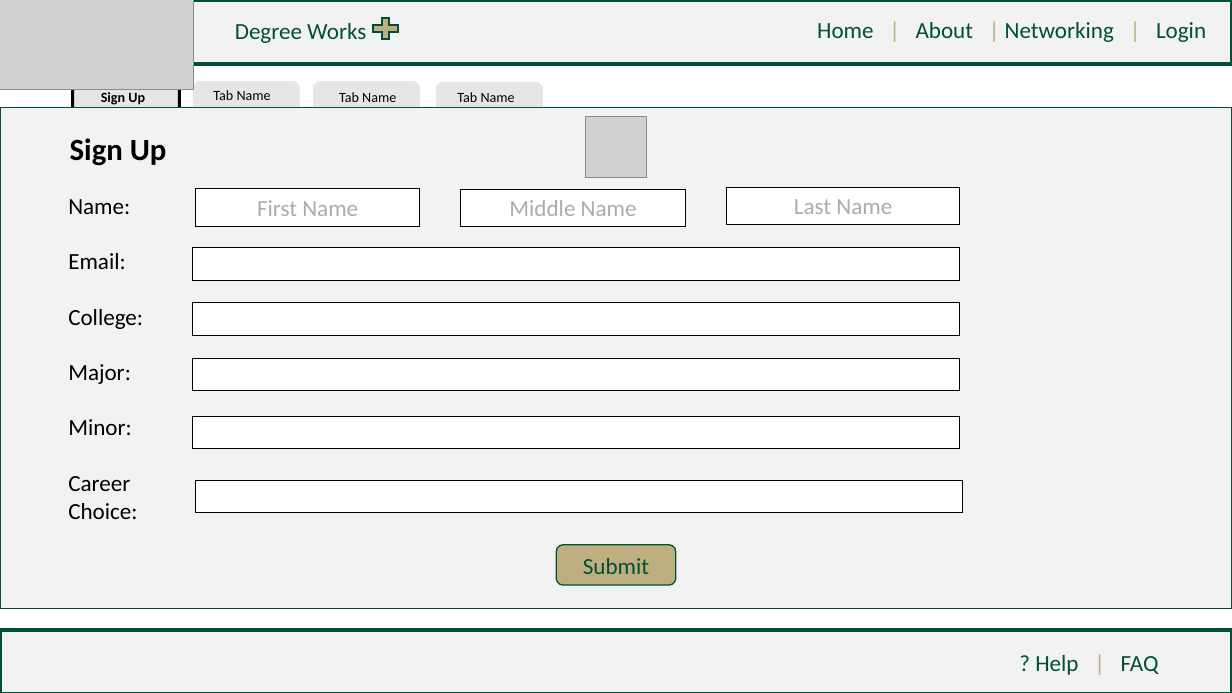
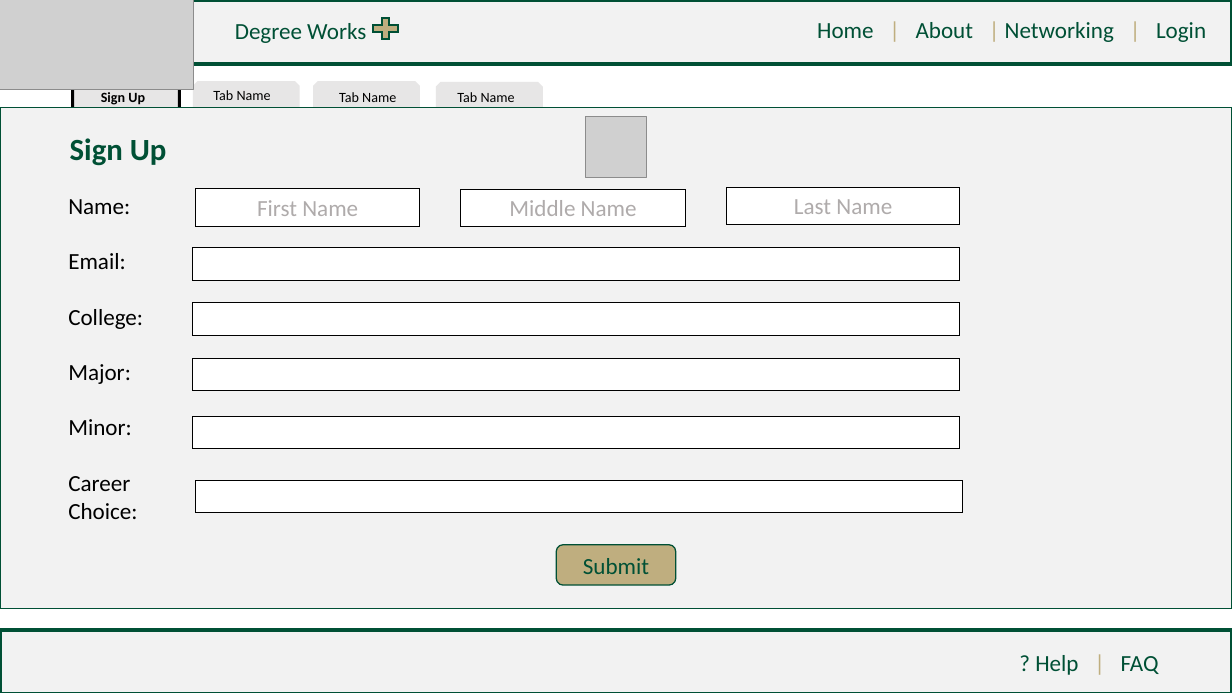
Before and after one commit to tcowie1/Group11-3155Repo, a slide deck: slide 8 of High-Fidelity/Group 11 - DegreeWorks PLUS High Fidelity.pptx (slide 7 before the commit). Drawn at 1232x693 pixels with LibreOffice and Linux fonts; fonts in the diff are those of the drawing; grey boxes stand for pictures. Boxes give left, top, right and bottom in pixels: in the first picture for what was removed or moved away, otherwise in the second. Text is boxed around its words. In the diff, an @@ line names an element or a change of style, - is before the commit and + after.

```diff
--- a/High-Fidelity/Group 11 - DegreeWorks PLUS High Fidelity.pptx
+++ b/High-Fidelity/Group 11 - DegreeWorks PLUS High Fidelity.pptx
@@ text "Sign Up" at (70, 138, 167, 166): text colour #000000 to #005035 @@
```
Also in this commit, not shown: 5 other slides changed, 3 slides added.
